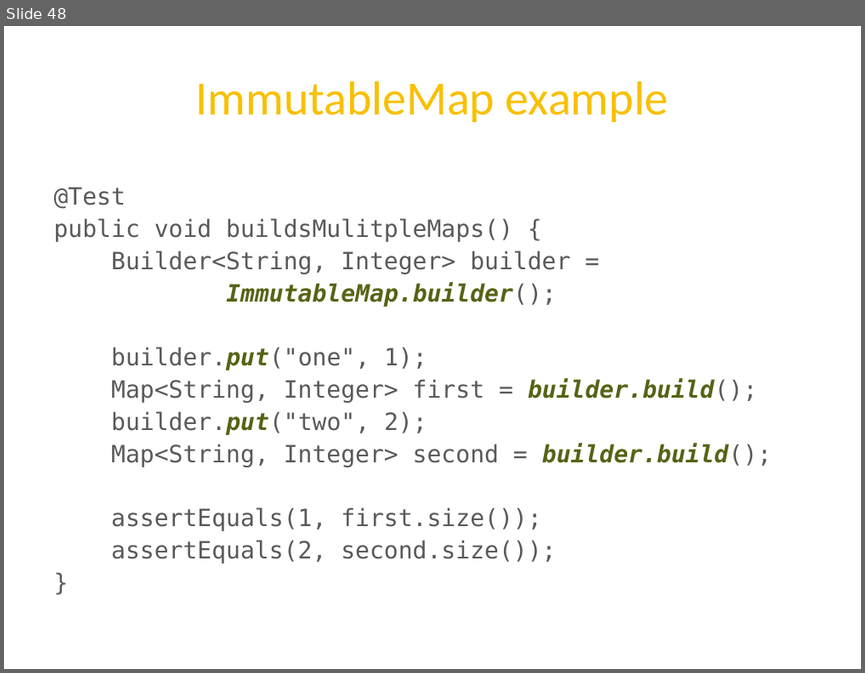
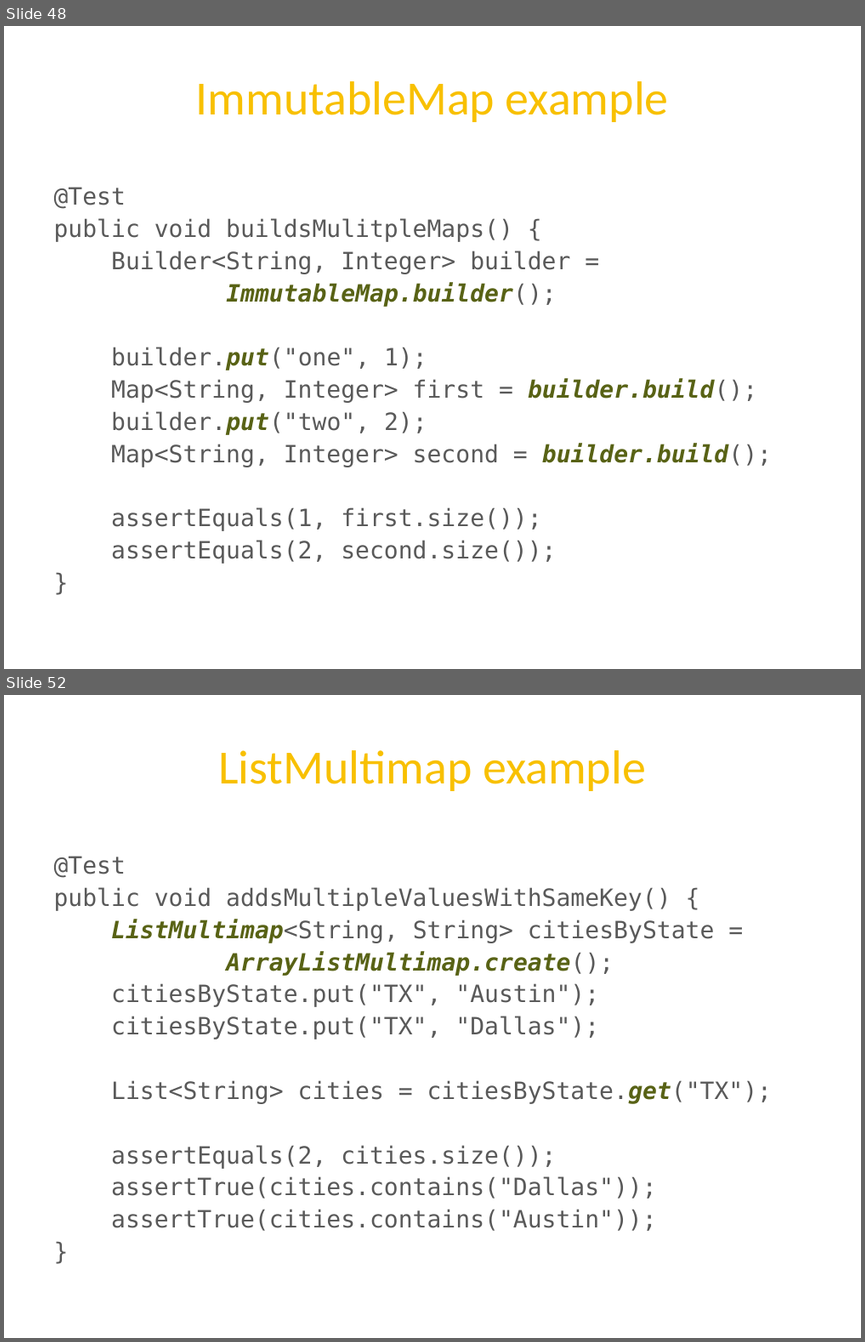
Before and after one commit to twoqubed/JavaMUG-Guava, a slide deck: JavaMUG - Guava.pptx. Shown one above the other, each under a label of ours: slide 48 before the commit, slides 48 and 52 after it; the slides between them are not shown. The pictures are 865x673 and 865x1342 pixels, drawn with LibreOffice and Linux fonts; fonts in the diff are those of the drawing; background and template pictures are left out. Boxes give left, top, right and bottom in pixels: in the first picture for what was removed or moved away, otherwise in the second. Text is boxed around its words. In the diff, an @@ line names an element or a change of style, - is before the commit and + after.

```diff
--- a/JavaMUG - Guava.pptx
+++ b/JavaMUG - Guava.pptx
@@ slide 52 added at [4, 695, 861, 1338], background picture (left out) @@
@@ title added at [218, 750, 646, 791], 40 pt, text #F8C000 @@
+ListMultimap example
@@ text added at [54, 856, 772, 1231], 20 pt, text #595959 @@
+@Test
+public void addsMultipleValuesWithSameKey() {
+ListMultimap<String, String> citiesByState =
+ArrayListMultimap.create();
+citiesByState.put("TX", "Austin");
+citiesByState.put("TX", "Dallas");
+List<String> cities = citiesByState.get("TX");
+assertEquals(2, cities.size());
+assertTrue(cities.contains("Dallas"));
+assertTrue(cities.contains("Austin"));
+}
```
Also in this commit, not shown: 1 slide changed, 2 other slides added, 3 other files.
